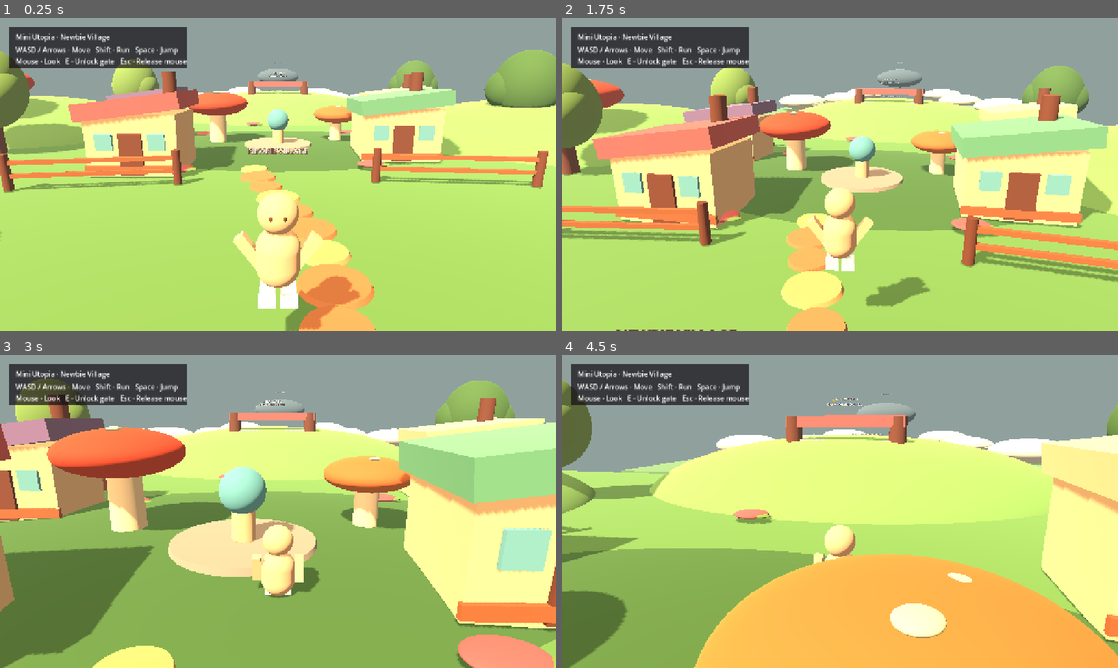
Above: before the commit, frames 1-4 (two rows, left to right).
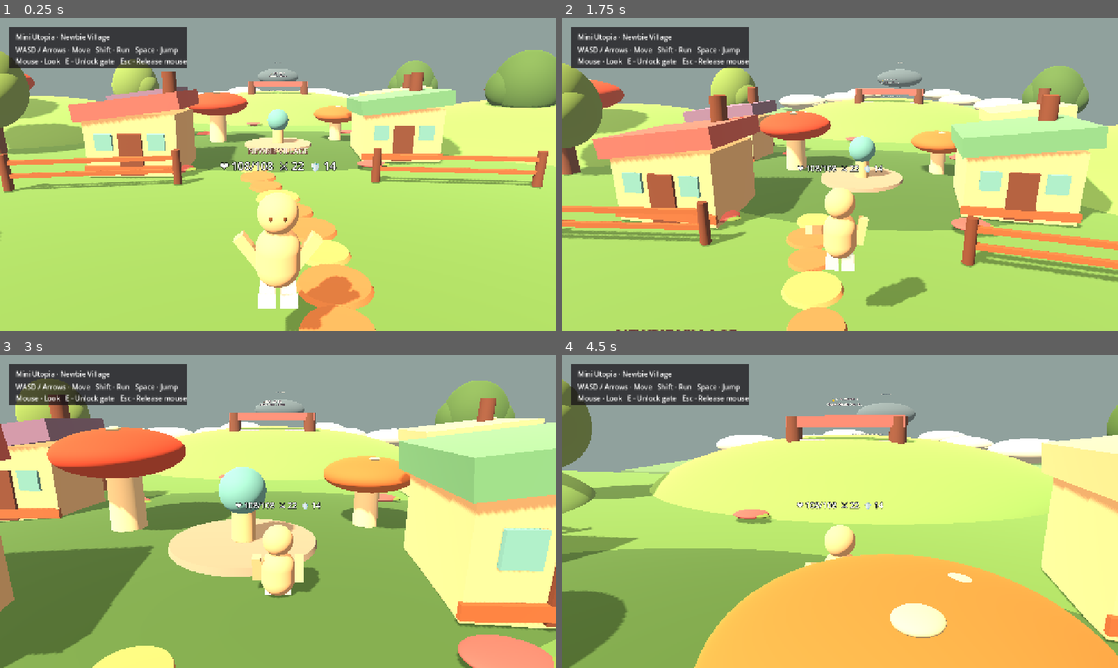
Above: after the commit, the same moments.

Repository: Mrlukahuang/mini-utopia-studio
Game: Godot game, scene res://scenes/main.tscn
Same seed, same stepped clock (60 frames per second), same inputs: the game is played once before the commit and once after it.
Inputs (mouse positions are in pixels of both pictures, inside the frame that each line leads up to):
- Up to frame 1 (0.25 s): no input
- Up to frame 2 (1.75 s): tap Enter at 0.5 s; move the mouse to (867, 174) at 0.52 s; hold Shift (run) 0.53-1.28 s; hold W (move_forward) from 0.53 s (still down); tap F (attack) at 0.6, 1.55 s; tap Space (jump) at 0.77, 1.07, 1.52 s; move the mouse to (812, 174) at 1.27 s; tap Shift (run) at 1.35 s
- Up to frame 3 (3 s): keep holding W (move_forward); tap Space (jump) at 1.82 s; move the mouse to (289, 505) at 2.02 s; hold Shift (run) 2.03-2.78 s; tap F (attack) at 2.1 s; move the mouse to (272, 517) at 2.77 s; tap E (interact) at 2.85 s
- Up to frame 4 (4.5 s): keep holding W (move_forward); tap Space (jump) at 3.02, 3.32, 3.77, 4.07 s; tap F (attack) at 3.05, 4.35 s; move the mouse to (878, 514) at 3.52 s; hold Shift (run) 3.53-4.28 s; move the mouse to (795, 508) at 4.27 s

The runs differ from the first frame. In frame 1, 0.4% of the frame differs, in the area x 39-61%, y 45-50%; in frame 2, 0.5%, in the area x 42-67%, y 46-90%; in frame 3, 0.2%; in frame 4, 0.3%.
Error in both runs: Invalid call. Nonexistent 'String' constructor. (res://scripts/equipment_runtime.gd:67)

Commit message:
feat(play03): add Player combat using Creator stats

Diff:
--- a/godot/scripts/player.gd
+++ b/godot/scripts/player.gd
@@ -5,25 +5,51 @@
 @export var acceleration := 16.0
 @export var jump_velocity := 6.3
 @export var turn_speed := 12.0
-
-var gravity: float = ProjectSettings.get_setting("physics/3d/default_gravity")
+@export var attack_range := 2.45
+@export var attack_cooldown := 0.48
+
+var gravity: float = ProjectSettings.get_setting(
+    "physics/3d/default_gravity"
+)
 var creator_play_runtime: MiniUtopiaCreatorPlayRuntime
 
+var max_hp := 100
+var current_hp := 100
+var attack_power := 10
+var defense := 8
+var _attack_timer := 0.0
+var _combat_label: Label3D
+var _spawn_position := Vector3.ZERO
+
 
 func _ready() -> void:
+    add_to_group("mini_utopia_player")
+    _spawn_position = global_position
+
     creator_play_runtime = MiniUtopiaCreatorPlayRuntime.new()
     creator_play_runtime.name = "CreatorPlayRuntime"
     add_child(creator_play_runtime)
     creator_play_runtime.apply_to_player(self)
 
+    _read_creator_stats()
+    _build_combat_label()
+    _update_combat_label()
+
 
 func _physics_process(delta: float) -> void:
+    _attack_timer = maxf(0.0, _attack_timer - delta)
+
     if not is_on_floor():
         velocity.y -= gravity * delta
     elif Input.is_action_just_pressed("jump"):
         velocity.y = jump_velocity
 
-    var input_2d := Input.get_vector("move_left", "move_right", "move_forward", "move_back")
+    var input_2d := Input.get_vector(
+        "move_left",
+        "move_right",
+        "move_forward",
+        "move_back"
+    )
     var camera := get_viewport().get_camera_3d()
     var direction := Vector3.ZERO
 
@@ -34,16 +60,35 @@
         var right := camera.global_basis.x
         right.y = 0.0
         right = right.normalized()
-        direction = (right * input_2d.x + forward * -input_2d.y).normalized()
-
-    var target_speed := run_speed if Input.is_action_pressed("run") else walk_speed
+        direction = (
+            right * input_2d.x
+            + forward * -input_2d.y
+        ).normalized()
+
+    var running := Input.is_action_pressed("run")
+    var target_speed := run_speed if running else walk_speed
     var target_velocity := direction * target_speed
-    velocity.x = move_toward(velocity.x, target_velocity.x, acceleration * delta)
-    velocity.z = move_toward(velocity.z, target_velocity.z, acceleration * delta)
+    velocity.x = move_toward(
+        velocity.x,
+        target_velocity.x,
+        acceleration * delta
+    )
+    velocity.z = move_toward(
+        velocity.z,
+        target_velocity.z,
+        acceleration * delta
+    )
 
     if direction.length() > 0.01:
         var desired_yaw := atan2(direction.x, direction.z)
-        rotation.y = lerp_angle(rotation.y, desired_yaw, min(1.0, turn_speed * delta))
+        rotation.y = lerp_angle(
+            rotation.y,
+            desired_yaw,
+            minf(1.0, turn_speed * delta)
+        )
+
+    if Input.is_action_just_pressed("attack"):
+        _attack_nearest_enemy()
 
     move_and_slide()
 
@@ -52,9 +97,118 @@
             delta,
             velocity,
             is_on_floor(),
-            Input.is_action_pressed("run")
+            running
         )
 
     if global_position.y < -10.0:
-        global_position = Vector3(0, 2, 8)
-        velocity = Vector3.ZERO
+        _respawn()
+
+
+func take_damage(raw_amount: int) -> void:
+    if raw_amount <= 0 or current_hp <= 0:
+        return
+
+    var mitigated := maxi(
+        1,
+        raw_amount - int(floor(float(defense) * 0.25))
+    )
+    current_hp = maxi(0, current_hp - mitigated)
+    _update_combat_label()
+
+    print(
+        "PLAY-03 Player hit: ",
+        mitigated,
+        " damage · HP ",
+        current_hp,
+        "/",
+        max_hp
+    )
+
+    if current_hp <= 0:
+        _respawn()
+
+
+func _attack_nearest_enemy() -> void:
+    if _attack_timer > 0.0:
+        return
+    _attack_timer = attack_cooldown
+
+    if creator_play_runtime != null:
+        creator_play_runtime.play_attack_swing()
+
+    var nearest: Node3D = null
+    var nearest_distance := INF
+    for node in get_tree().get_nodes_in_group("mini_utopia_enemy"):
+        var enemy := node as Node3D
+        if enemy == null:
+            continue
+        var distance := global_position.distance_to(
+            enemy.global_position
+        )
+        if distance < nearest_distance:
+            nearest_distance = distance
+            nearest = enemy
+
+    if (
+        nearest != null
+        and nearest_distance <= attack_range
+        and nearest.has_method("take_damage")
+    ):
+        nearest.take_damage(attack_power)
+        print(
+            "PLAY-03 Player attack: ATK ",
+            attack_power,
+            " · range ",
+            snappedf(nearest_distance, 0.01)
+        )
+
+
+func _read_creator_stats() -> void:
+    var raw_stats = get_meta("mini_utopia_stats", {})
+    var stats: Dictionary = (
+        raw_stats
+        if typeof(raw_stats) == TYPE_DICTIONARY
+        else {}
+    )
+    max_hp = maxi(1, int(stats.get("hp", 100)))
+    current_hp = max_hp
+    attack_power = maxi(1, int(stats.get("atk", 10)))
+    defense = maxi(0, int(stats.get("defense", 8)))
+
+
+func _respawn() -> void:
+    global_position = (
+        _spawn_position
+        if _spawn_position.y > -5.0
+        else Vector3(0.0, 2.0, 34.0)
+    )
+    velocity = Vector3.ZERO
+    current_hp = max_hp
+    _update_combat_label()
+    print("PLAY-03 Player respawned with full HP.")
+
+
+func _build_combat_label() -> void:
+    _combat_label = Label3D.new()
+    _combat_label.name = "CombatLabel"
+    _combat_label.position = Vector3(0.0, 2.34, 0.0)
+    _combat_label.font_size = 34
+    _combat_label.outline_size = 7
+    _combat_label.modulate = Color("#FFFFFF")
+    _combat_label.billboard = BaseMaterial3D.BILLBOARD_ENABLED
+    add_child(_combat_label)
+
+
+func _update_combat_label() -> void:
+    if _combat_label == null:
+        return
+    _combat_label.text = (
+        "❤️ "
+        + str(current_hp)
+        + "/"
+        + str(max_hp)
+        + "  ⚔️ "
+        + str(attack_power)
+        + "  🛡️ "
+        + str(defense)
+    )
